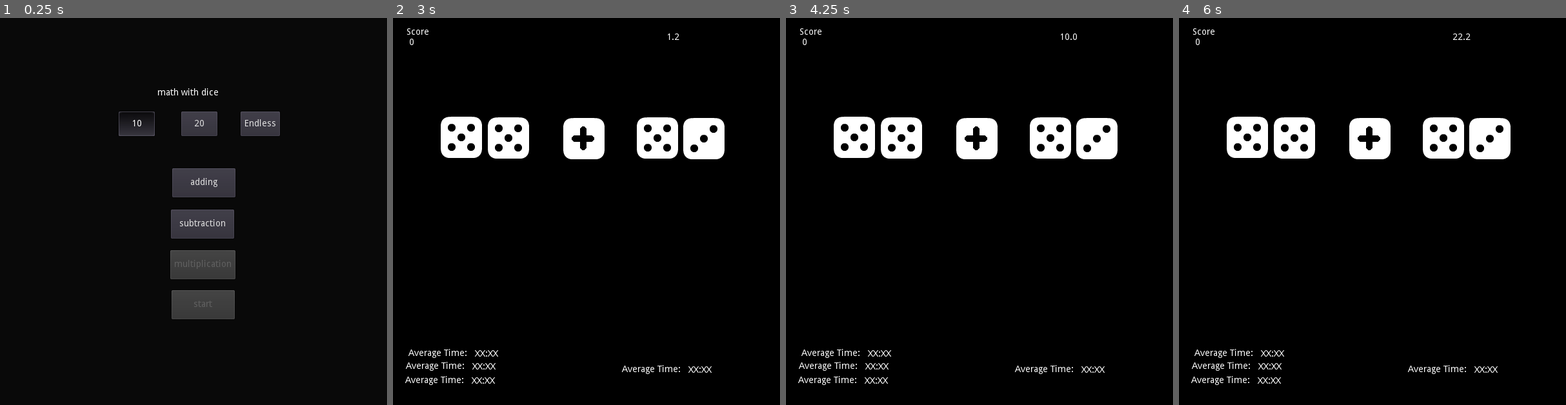
Above: before the commit, frames 1-4 (left to right).
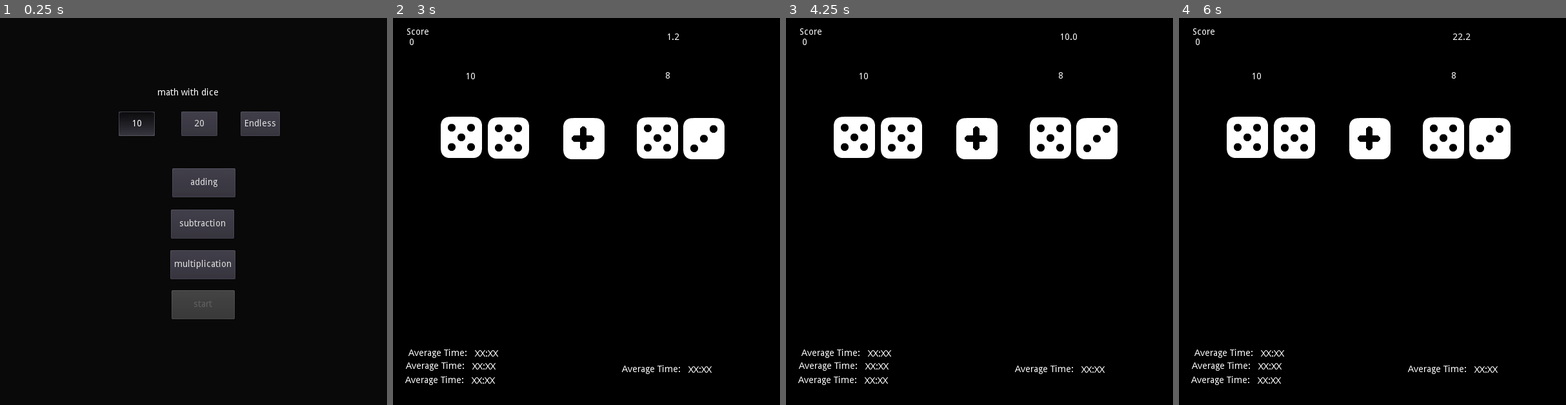
Above: after the commit, the same moments.

Repository: sugarvoid/math-with-dice
Game: Godot game, scene res://game/title_screen.tscn
The game is run twice, just before and just after one commit, with the same random seed, the same clock (stepped at 60 frames per second) and the same inputs.
Inputs:
- Up to frame 1 (0.25 s): no input
- Up to frame 2 (3 s): click "Endless" at 0.5 s; click "Endless" at 1.25 s; click "adding" at 2 s; click "start" at 2.75 s
- Up to frame 3 (4.25 s): tap Enter at 3.5 s
- Up to frame 4 (6 s): tap Space at 5 s

The runs differ from the first frame. In frame 1, 0.1% of the frame differs, in the area x 45-60%, y 62-65%; in frame 2, less than 0.1%; in frame 3, less than 0.1%; in frame 4, less than 0.1%.

Commit message:
Add debug labels and quit button

Diff:
--- /dev/null
+++ b/game/die/die.svg
@@ -0,0 +1,84 @@
+<?xml version="1.0" encoding="UTF-8" standalone="no"?>
+<!-- Created with Inkscape (http://www.inkscape.org/) -->
+
+<svg
+   width="512"
+   height="512"
+   viewBox="0 0 135.46667 135.46666"
+   version="1.1"
+   id="svg827"
+   inkscape:export-filename="/home/hamcola/die_2.png"
+   inkscape:export-xdpi="96"
+   inkscape:export-ydpi="96"
+   inkscape:version="1.1.2 (0a00cf5339, 2022-02-04)"
+   sodipodi:docname="die.svg"
+   xmlns:inkscape="http://www.inkscape.org/namespaces/inkscape"
+   xmlns:sodipodi="http://sodipodi.sourceforge.net/DTD/sodipodi-0.dtd"
+   xmlns="http://www.w3.org/2000/svg"
+   xmlns:svg="http://www.w3.org/2000/svg">
+  <sodipodi:namedview
+     id="namedview829"
+     pagecolor="#ffffff"
+     bordercolor="#999999"
+     borderopacity="1"
+     inkscape:pageshadow="0"
+     inkscape:pageopacity="0"
+     inkscape:pagecheckerboard="true"
+     inkscape:document-units="px"
+     showgrid="false"
+     units="px"
+     inkscape:zoom="0.74118967"
+     inkscape:cx="257.01923"
+     inkscape:cy="353.48577"
+     inkscape:window-width="1920"
+     inkscape:window-height="1012"
+     inkscape:window-x="0"
+     inkscape:window-y="0"
+     inkscape:window-maximized="1"
+     inkscape:current-layer="g1936" />
+  <defs
+     id="defs824" />
+  <g
+     inkscape:label="Base"
+     inkscape:groupmode="layer"
+     id="layer1"
+     style="display:inline">
+    <rect
+       style="fill:#ffffff;fill-opacity:1;stroke:#010000;stroke-width:8;stroke-linecap:round;stroke-linejoin:round;stroke-miterlimit:4;stroke-dasharray:none;stroke-opacity:1"
+       id="rect954"
+       width="122.68217"
+       height="118.8168"
+       x="6.4027014"
+       y="7.9824581" />
+  </g>
+  <g
+     inkscape:groupmode="layer"
+     id="layer2"
+     inkscape:label="1"
+     style="display:none">
+    <circle
+       style="fill:#000000;fill-opacity:1;stroke:#010000;stroke-width:0;stroke-linecap:round;stroke-linejoin:round;stroke-miterlimit:4;stroke-dasharray:none;stroke-opacity:1"
+       id="path1439"
+       cx="67.255989"
+       cy="64.027863"
+       r="9.7461557" />
+  </g>
+  <g
+     inkscape:groupmode="layer"
+     id="g1936"
+     inkscape:label="2"
+     style="display:inline">
+    <circle
+       style="fill:#000000;fill-opacity:1;stroke:#010000;stroke-width:0;stroke-linecap:round;stroke-linejoin:round;stroke-miterlimit:4;stroke-dasharray:none;stroke-opacity:1"
+       id="circle1934"
+       cx="41.095936"
+       cy="96.07151"
+       r="9.7461557" />
+    <circle
+       style="fill:#000000;fill-opacity:1;stroke:#010000;stroke-width:0;stroke-linecap:round;stroke-linejoin:round;stroke-miterlimit:4;stroke-dasharray:none;stroke-opacity:1"
+       id="circle1938"
+       cx="100.39767"
+       cy="36.057919"
+       r="9.7461557" />
+  </g>
+</svg>
--- a/game/game.gd
+++ b/game/game.gd
@@ -15,7 +15,7 @@
 onready var tmr_multiplier: Timer = $TmrMultiplier
 onready var tmr_round_time: Timer = $TmrRoundTime
 
-
+var max_rounds: int
 var elapsed = 0
 
 var submission: String
@@ -81,6 +81,7 @@
 		_roll_left_dice()
 	# TODO: Get random operator
 	self.exspected_answer = self.get_answer(self.left_operand, self.right_operand, self.operator)
+	hud.update_dice_vaule_labels([left_operand, right_operand])
 	left_operand = 0
 	right_operand = 0
 
@@ -96,6 +97,9 @@
 
 		if key == "BackSpace":
 			submission = self.remove_last_input(submission)
+
+		if key == "Escape":
+			get_tree().change_scene("res://game/title_screen.tscn")
 
 		if key.is_valid_integer():
 			if submission.length() == 4:
@@ -107,6 +111,10 @@
 		if key == "Enter":
 			self.submit_answer()
 
+func increase_round_num() -> void:
+	self.round_number += 1
+
+
 func _clear_submission() -> void:
 	self.submission = ""
 	self.hud.update_input(submission)
@@ -125,6 +133,7 @@
 func load_operands() -> void:
 	self.left_operand = $DiceLeft.get_child(0).get_value() + $DiceLeft.get_child(1).get_value()
 	self.right_operand = $DiceRight.get_child(0).get_value() + $DiceRight.get_child(1).get_value()
+
 
 
 func submit_answer() -> void:
@@ -163,7 +172,7 @@
 
 
 
-
+		self.increase_round_num()
 		self.start_new_round()
 
 		self._clear_submission()
--- a/game/game.tscn
+++ b/game/game.tscn
@@ -117,6 +117,18 @@
 margin_bottom = 586.0
 text = "XX:XX"
 
+[node name="LeftDice" type="Label" parent="HUD"]
+margin_left = 112.0
+margin_top = 84.0
+margin_right = 167.0
+margin_bottom = 137.0
+
+[node name="RightDice" type="Label" parent="HUD"]
+margin_left = 422.0
+margin_top = 83.0
+margin_right = 477.0
+margin_bottom = 136.0
+
 [node name="DiceLeft" type="Node2D" parent="."]
 
 [node name="Die1" parent="DiceLeft" instance=ExtResource( 2 )]
--- a/game/hud.gd
+++ b/game/hud.gd
@@ -22,3 +22,8 @@
 
 func update_score(new_score: float) -> void:
 	$LblScore.text = str(new_score)
+
+func update_dice_vaule_labels(dice: Array) -> void:
+	print("debug")
+	$LeftDice.text = str(dice[0])
+	$RightDice.text = str(dice[1])
--- a/game/title_screen.tscn
+++ b/game/title_screen.tscn
@@ -38,7 +38,6 @@
 margin_top = 360.0
 margin_right = 365.0
 margin_bottom = 405.0
-disabled = true
 toggle_mode = true
 group = ExtResource( 3 )
 text = "multiplication"
Not shown, added: game/die/die.svg.import
